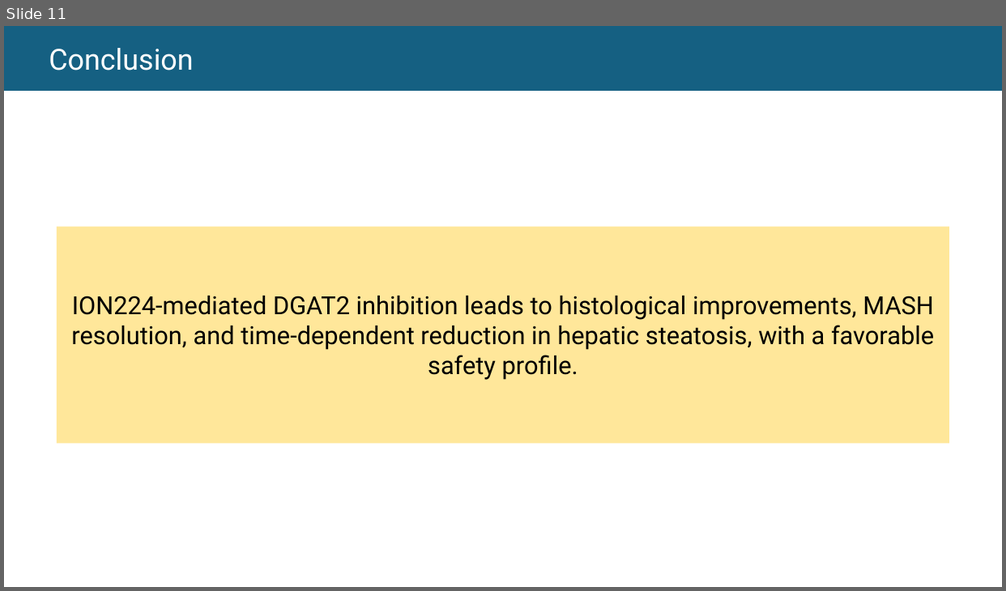
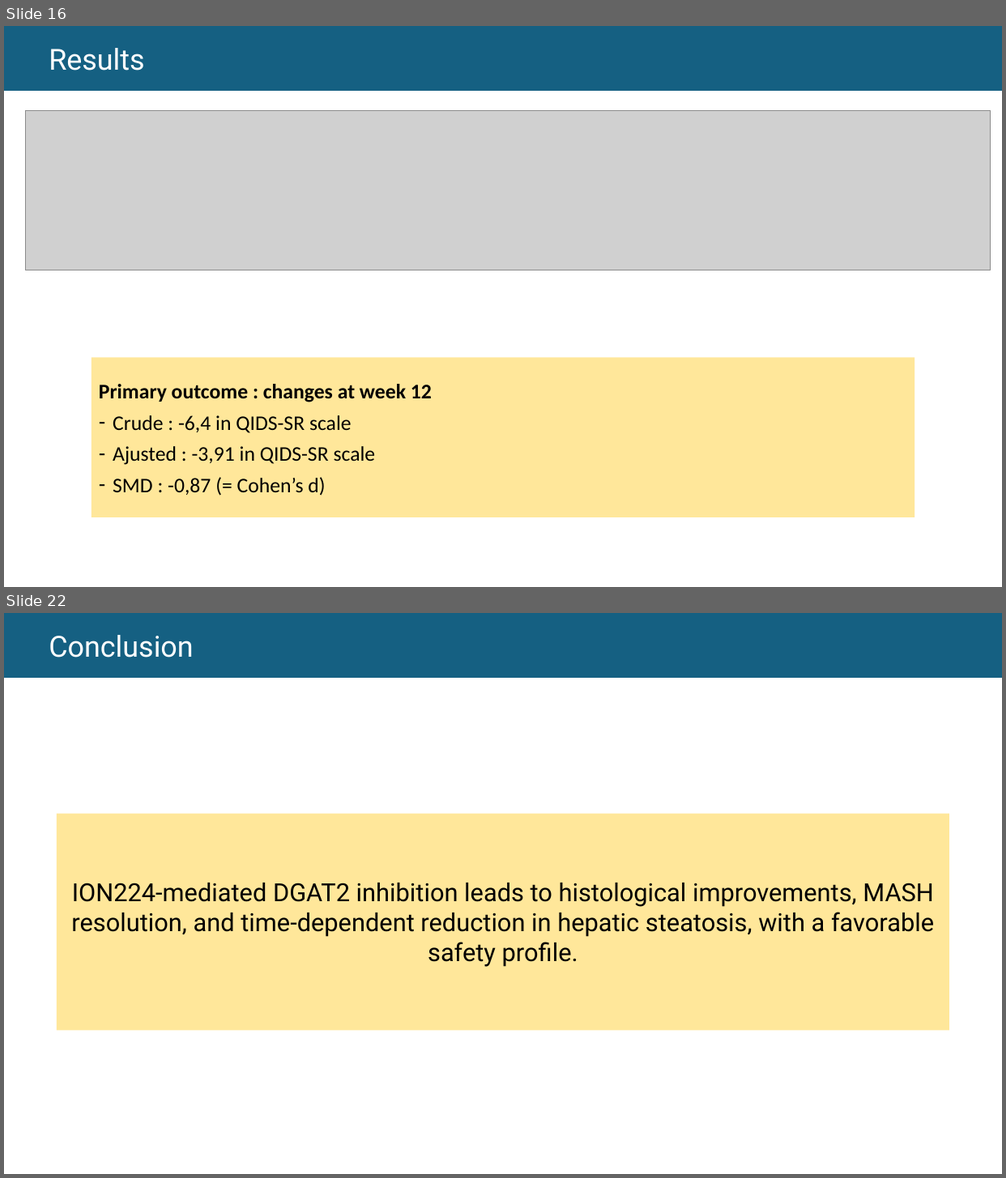
Before and after one commit to thomashusson29/M2biostatistiques, a slide deck: S1/devoirEO/Oral M2.pptx. Shown one above the other, each under a label of ours: slide 11 before the commit, slides 16 and 22 after it; the slides between them are not shown. The pictures are 1006x591 and 1006x1178 pixels, drawn with LibreOffice and Linux fonts; fonts in the diff are those of the drawing; grey boxes stand for pictures. Boxes give left, top, right and bottom in pixels: in the first picture for what was removed or moved away, otherwise in the second. Text is boxed around its words. In the diff, an @@ line names an element or a change of style, - is before the commit and + after.

```diff
--- a/S1/devoirEO/Oral M2.pptx
+++ b/S1/devoirEO/Oral M2.pptx
@@ slide 16 added at (x1=4, y1=26, x2=1002, y2=587), background #FFFFFF @@
@@ rectangle added at (x1=4, y1=26, x2=1002, y2=90), fill #156082, 28 pt, text #FFFFFF @@
+  Results
@@ picture added at (x1=26, y1=110, x2=991, y2=271) @@
@@ rectangle added at (x1=91, y1=357, x2=915, y2=518), fill #FFE79A, 20 pt, text #000000 @@
+Primary outcome : changes at week 12
+– Crude : -6,4 in QIDS-SR scale
+– Ajusted : -3,91 in QIDS-SR scale
+– SMD : -0,87 (= Cohen’s d)
@@ what was slide 11 is now slide 22 @@
```
Also in this commit, not shown: 3 slides changed, 17 other slides added, 7 slides removed, 31 other files.
